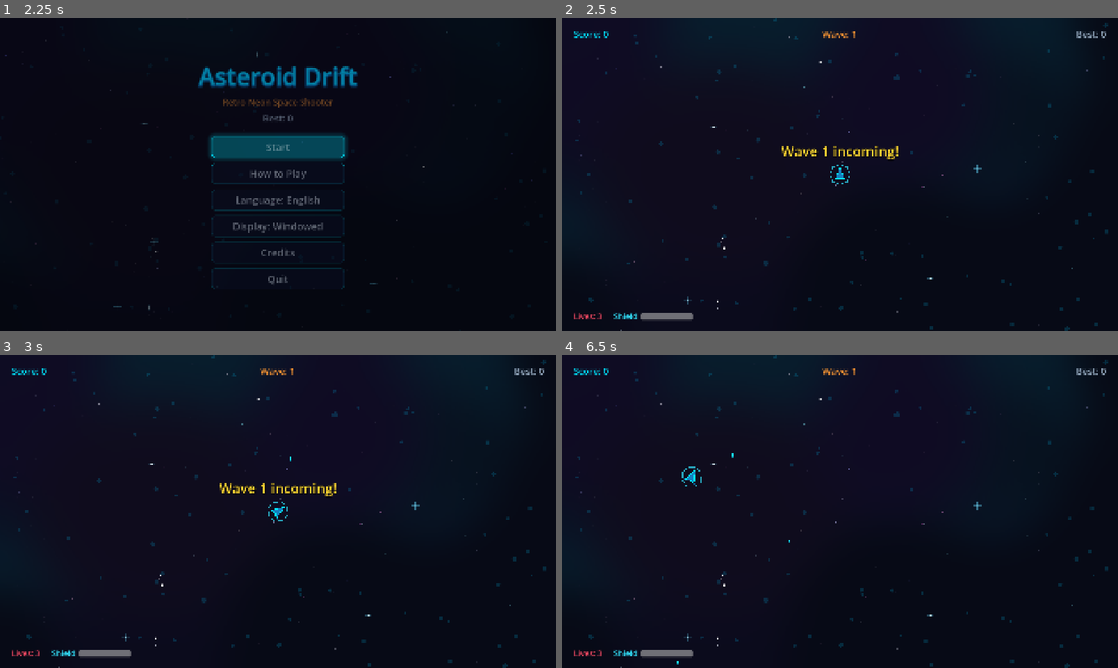
Above: before the commit, frames 1-4 (two rows, left to right).
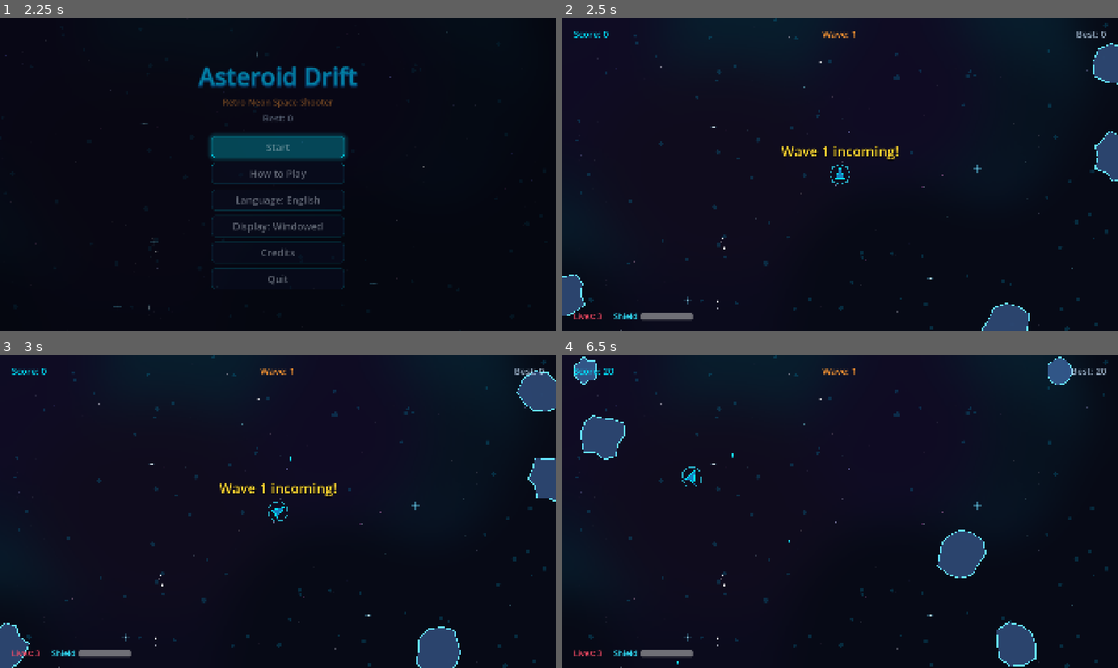
Above: after the commit, the same moments.

Repository: ChobitsChii/games
Game: Godot game, scene res://scenes/splash_screen.tscn
The game is run twice, just before and just after one commit, with the same random seed, the same clock (stepped at 60 frames per second) and the same inputs.
Inputs (mouse positions are in pixels of both pictures, inside the frame that each line leads up to):
- Up to frame 1 (2.25 s): tap Enter at 0.5 s; hold Right (rotate_right) 0.53-1.28 s; hold Space (fire) 0.53-1.28 s; click (278, 174) at 0.67 s; move the mouse to (166, 190) at 1.27 s; hold Left (rotate_left) 1.28-2 s; tap H (hyperspace) at 1.35 s; click "Start" at 2 s
- Up to frame 2 (2.5 s): no input
- Up to frame 3 (3 s): move the mouse to (333, 442) at 2.77 s; hold Right (rotate_right) from 2.78 s (still down); hold Space (fire) from 2.78 s (still down)
- Up to frame 4 (6.5 s): move the mouse to (812, 574) at 3.52 s; release Right (rotate_right) at 3.53 s; release Space (fire) at 3.53 s; hold Up (thrust) 3.53-4.28 s; tap H (hyperspace) at 3.6, 5.1 s; click (812, 574) at 3.67 s; move the mouse to (1006, 558) at 4.27 s; hold Space (fire) 4.28-5.03 s; hold Left (rotate_left) from 4.28 s (still down); move the mouse to (673, 464) at 5.02 s; move the mouse to (867, 511) at 5.77 s; hold Space (fire) from 5.78 s (still down); click (867, 511) at 5.92 s

Frame 1 is identical in both runs. In frame 2, 2.0% of the frame differs, in the area x 0-100%, y 8-100%; in frame 3, 2.7%; in frame 4, 3.4%, in the area x 2-98%, y 0-100%.

Commit message:
fix(asteroid_drift): fix asteroid visual rendering, brighten outlines and fix invisible hits

Diff:
--- a/asteroid_drift/scripts/asteroid.gd
+++ b/asteroid_drift/scripts/asteroid.gd
@@ -17,12 +17,26 @@
 @onready var outline: Line2D = $Line2D
 @onready var collision_shape: CollisionShape2D = $CollisionShape2D
 
+var _cached_rng: RandomNumberGenerator = null
+
 
 func _ready() -> void:
 	collision_layer = 1 << 1 # layer 2: asteroids
 	collision_mask = (1 << 0) | (1 << 2) # layer 1: player, layer 3: player_bullets
 
 	area_entered.connect(_on_area_entered)
+	_ensure_node_refs()
+	if _cached_rng != null:
+		_build_visuals(_cached_rng)
+
+
+func _ensure_node_refs() -> void:
+	if not poly:
+		poly = get_node_or_null("Polygon2D")
+	if not outline:
+		outline = get_node_or_null("Line2D")
+	if not collision_shape:
+		collision_shape = get_node_or_null("CollisionShape2D")
 
 
 func setup(
@@ -34,6 +48,7 @@
 	global_position = start_pos
 	velocity = start_vel
 	spin_speed = rng.randf_range(-1.5, 1.5)
+	_cached_rng = rng
 
 	var cfg: Dictionary = Constants.ASTEROID_CONFIG.get(size, {})
 	radius = float(cfg.get("radius", 80.0))
@@ -43,30 +58,35 @@
 	max_hp = 2 if size == Constants.AsteroidSize.LARGE else 1
 	hp = max_hp
 
-	_build_visuals(rng)
+	_ensure_node_refs()
+	if poly and outline and collision_shape:
+		_build_visuals(rng)
 
 
 func _build_visuals(rng: RandomNumberGenerator) -> void:
+	_ensure_node_refs()
 	var vertex_count: int = rng.randi_range(Constants.ASTEROID_MIN_VERTICES, Constants.ASTEROID_MAX_VERTICES)
 	var pts := AsteroidMath.generate_polygon(radius, vertex_count, rng)
 
 	if poly:
+
 		poly.polygon = pts
 		# Farbnuance je nach Größe
+		# Helle, gut sichtbare Vektor-Farbtöne je nach Größe
 		match size:
 			Constants.AsteroidSize.LARGE:
-				poly.color = Color(0.08, 0.12, 0.22, 0.95)
+				poly.color = Color(0.18, 0.28, 0.45, 0.95)
 			Constants.AsteroidSize.MEDIUM:
-				poly.color = Color(0.07, 0.15, 0.26, 0.95)
+				poly.color = Color(0.20, 0.35, 0.55, 0.95)
 			Constants.AsteroidSize.SMALL:
-				poly.color = Color(0.06, 0.18, 0.30, 0.95)
+				poly.color = Color(0.22, 0.42, 0.65, 0.95)
 
 	if outline:
 		var loop := pts.duplicate()
 		loop.append(pts[0])
 		outline.points = loop
-		outline.width = 3.0 if size == Constants.AsteroidSize.LARGE else 2.0
-		outline.default_color = Color(0.2, 0.75, 1.0, 0.9)
+		outline.width = 4.0 if size == Constants.AsteroidSize.LARGE else 3.0
+		outline.default_color = Color(0.4, 0.9, 1.0, 1.0)
 
 	if collision_shape:
 		var circle := CircleShape2D.new()
--- a/asteroid_drift/scripts/drop.gd
+++ b/asteroid_drift/scripts/drop.gd
@@ -16,7 +16,7 @@
 
 func _ready() -> void:
 	collision_layer = 1 << 5 # layer 6: pickups
-	collision_mask = (1 << 0) # layer 1: player
+	collision_mask = 1 << 0 # layer 1: player
 
 	body_entered.connect(_on_body_entered)
 	area_entered.connect(_on_area_entered)
--- a/asteroid_drift/scripts/game.gd
+++ b/asteroid_drift/scripts/game.gd
@@ -186,9 +186,10 @@
 func _spawn_asteroid(sz: Constants.AsteroidSize, pos: Vector2, vel: Vector2) -> void:
 	var scene: PackedScene = load("res://scenes/asteroid.tscn")
 	var ast: Asteroid = scene.instantiate() as Asteroid
+	enemies_container.add_child(ast)
 	ast.setup(sz, pos, vel, _rng)
 	ast.destroyed.connect(_on_asteroid_destroyed)
-	enemies_container.add_child(ast)
+
 
 
 func _spawn_ufo(is_small: bool) -> void:
--- a/asteroid_drift/scripts/ship.gd
+++ b/asteroid_drift/scripts/ship.gd
@@ -46,6 +46,8 @@
 	collision_mask = (1 << 1) | (1 << 3) # asteroids, enemies
 
 	if hitbox:
+		hitbox.collision_layer = 1 << 0 # layer 1: player
+		hitbox.collision_mask = (1 << 1) | (1 << 3) | (1 << 4) | (1 << 5) # asteroids, enemies, enemy_bullets, pickups
 		hitbox.area_entered.connect(_on_hitbox_area_entered)
 
 	shield_current = shield_max
@@ -296,15 +298,20 @@
 		elif angle_diff < -0.15:
 			turn = -1.0
 
-		# Wenn Feind/Asteroid zu nah ist, Abstand gewinnen oder schießen
-		if min_dist < 180.0:
+		# Wenn Feind/Asteroid zu nah ist, aktiv ausweichen (wegdrehen und beschleunigen)
+		if min_dist < 220.0:
+			# Wenn wir auf Kollisionskurs sind (wir schauen auf das Ziel), drehe schnell weg
+			if absf(angle_diff) < 1.2:
+				turn = -1.0 if angle_diff >= 0.0 else 1.0
 			thrust = true
-		elif absf(angle_diff) < 0.3:
-			thrust = (velocity.length() < 220.0)
+		elif absf(angle_diff) < 0.25:
+			# Ausgerichtetes Zielen und Schießen
+			thrust = (velocity.length() < 180.0)
 	else:
 		# Langsames Drehen zum Erkunden
 		turn = 0.5
-		thrust = (velocity.length() < 150.0)
+		thrust = (velocity.length() < 120.0)
+
 
 	return {
 		"turn": turn,
